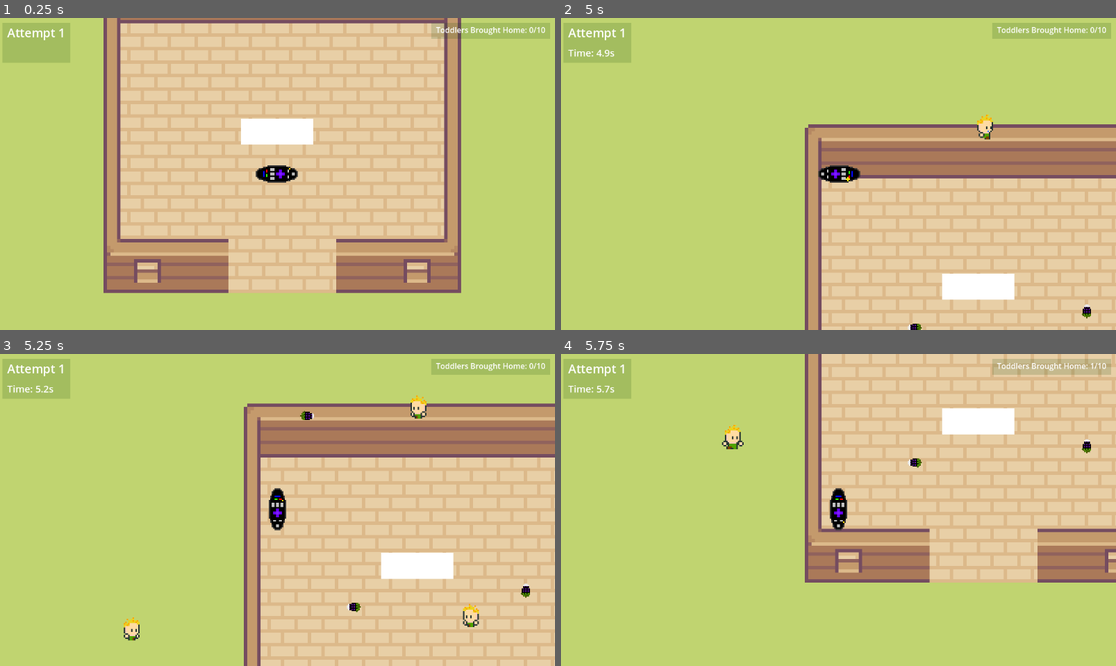
Above: before the commit, frames 1-4 (two rows, left to right).
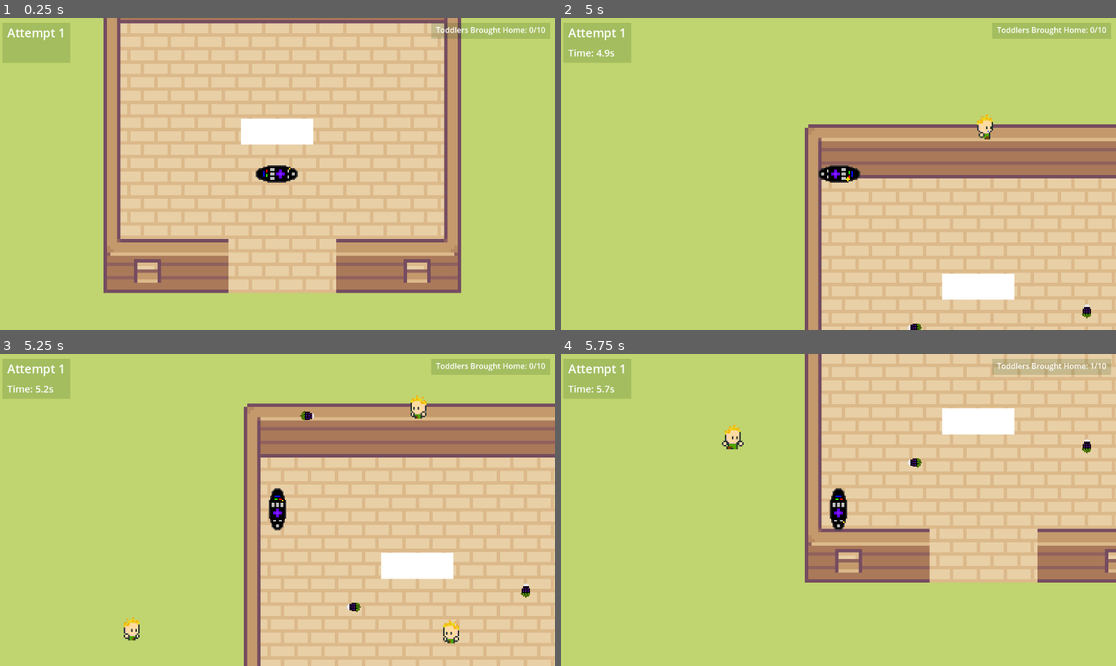
Above: after the commit, the same moments.

Repository: DrDoIt/Toddler-Swarm
Game: Godot game, scene res://main.tscn
The game is run twice, just before and just after one commit, with the same random seed, the same clock (stepped at 60 frames per second) and the same inputs.
Inputs:
- Up to frame 1 (0.25 s): no input
- Up to frame 2 (5 s): tap Enter at 0.5 s; hold D (move_right) 0.53-1.28 s; hold Space (throw) 0.53-1.28 s; hold S (move_down) 1.28-2.03 s; tap Space (throw) at 1.35, 2.85, 4.35 s; hold D (move_right) 2.03-2.78 s; hold Space (throw) 2.03-2.78 s; hold W (move_up) 2.78-3.53 s; hold Space (throw) 3.53-4.28 s; hold A (move_left) from 3.53 s (still down)
- Up to frame 3 (5.25 s): release A (move_left) at 5.03 s; hold S (move_down) from 5.03 s (still down); hold Space (throw) from 5.03 s (still down)
- Up to frame 4 (5.75 s): keep holding S (move_down); keep holding Space (throw)

Frames 1-2 are identical in both runs. In frame 3, 0.3% of the frame differs, in the area x 79-87%, y 79-93%; in frame 4, nothing differs.

Commit message:
adding warp

Diff:
--- a/main.gd
+++ b/main.gd
@@ -13,7 +13,7 @@
 static var toddlerTarget
 
 func _ready() -> void:
-	pass
+	$Background/Warp/AnimatedSprite2D.play()
 
 func _process(delta: float) -> void:
 	for child in self.find_children("*"):
--- a/main.tscn
+++ b/main.tscn
@@ -18,6 +18,7 @@
 [ext_resource type="Texture2D" uid="uid://bjvwp1h4mj6rj" path="res://Art/Map/Tilesets/Tilled_Dirt_Wide_v2.png" id="12_r25fn"]
 [ext_resource type="AudioStream" uid="uid://1sbsx2wt7g6j" path="res://Chase.wav" id="12_xkn4c"]
 [ext_resource type="Texture2D" uid="uid://cg75o4ucy384l" path="res://Art/Map/Tilesets/Water.png" id="13_ya774"]
+[ext_resource type="PackedScene" uid="uid://brcjjdyv78hpl" path="res://warp.tscn" id="16_4melq"]
 
 [sub_resource type="TileSetAtlasSource" id="TileSetAtlasSource_jkhsf"]
 texture = ExtResource("7_tw0l4")
@@ -792,6 +793,9 @@
 offsets = PackedFloat32Array(0, 0.286667, 0.393333, 0.67284)
 colors = PackedColorArray(0, 0, 1, 1, 0, 1, 0, 1, 0.845908, 0.154092, 0, 1, 1, 0, 0, 1)
 
+[sub_resource type="RectangleShape2D" id="RectangleShape2D_vluai"]
+size = Vector2(231.999, 45.0055)
+
 [node name="Main" type="Node"]
 script = ExtResource("1_hb4il")
 yogurt_scene = ExtResource("2_lok1b")
@@ -808,7 +812,7 @@
 [node name="TileMapLayer2" type="TileMapLayer" parent="Background"]
 texture_filter = 3
 scale = Vector2(7, 7)
-tile_map_data = PackedByteArray("AADw/xoABQABAAIAAAAkABoABQA …(4383 unchanged characters)… ACAAMAAAD5//z/BQACAAMAAAD6//z/BQACAAMAAAA=")
+tile_map_data = PackedByteArray("AADw/xoABQABAAIAAAAkABoABQA …(4383 unchanged characters)… ACAAMAAAD5//z/BQACAAMAAAD6//z/BQACAAMAAAD4////BAADAAMAAAA=")
 tile_set = SubResource("TileSet_yb4as")
 
 [node name="PlayArea" parent="Background" instance=ExtResource("11_iyeut")]
@@ -900,13 +904,30 @@
 scale_amount_max = 5.0
 color_ramp = SubResource("Gradient_3ccvg")
 
+[node name="Bush" type="StaticBody2D" parent="Background"]
+rotation = -0.000586658
+collision_layer = 2
+collision_mask = 29
+
+[node name="CollisionShape2D" type="CollisionShape2D" parent="Background/Bush"]
+position = Vector2(-843.966, -62.9933)
+rotation = -3.14146
+scale = Vector2(1, 1)
+shape = SubResource("RectangleShape2D_vluai")
+one_way_collision = true
+one_way_collision_margin = 20.0
+
+[node name="Warp" parent="Background" instance=ExtResource("16_4melq")]
+position = Vector2(-639, 34)
+scale = Vector2(3, 3)
+
 [node name="Player" parent="." instance=ExtResource("1_gl1dd")]
 position = Vector2(774, 425)
 
 [node name="Camera2D" type="Camera2D" parent="Player"]
 
 [node name="Toddler" parent="." instance=ExtResource("2_nk0x6")]
-position = Vector2(-342, -247)
+position = Vector2(-336, -238)
 
 [node name="Toddler5" parent="." instance=ExtResource("2_nk0x6")]
 position = Vector2(1516, 2199)
@@ -933,7 +954,7 @@
 position = Vector2(587, -671)
 
 [node name="Toddler12" parent="." instance=ExtResource("2_nk0x6")]
-position = Vector2(384, 1450)
+position = Vector2(277, 1454)
 
 [node name="PlayerSpawn" type="Marker2D" parent="."]
 position = Vector2(773, 427)
--- /dev/null
+++ b/warp.tscn
@@ -0,0 +1,70 @@
+[gd_scene load_steps=10 format=3 uid="uid://brcjjdyv78hpl"]
+
+[ext_resource type="Texture2D" uid="uid://bp551dg0wttis" path="res://Art/Warp.png" id="1_p01ge"]
+
+[sub_resource type="AtlasTexture" id="AtlasTexture_6ws7v"]
+atlas = ExtResource("1_p01ge")
+region = Rect2(0, 0, 16, 16)
+
+[sub_resource type="AtlasTexture" id="AtlasTexture_piqpg"]
+atlas = ExtResource("1_p01ge")
+region = Rect2(16, 0, 16, 16)
+
+[sub_resource type="AtlasTexture" id="AtlasTexture_fxm2s"]
+atlas = ExtResource("1_p01ge")
+region = Rect2(32, 0, 16, 16)
+
+[sub_resource type="AtlasTexture" id="AtlasTexture_8d0gq"]
+atlas = ExtResource("1_p01ge")
+region = Rect2(48, 0, 16, 16)
+
+[sub_resource type="AtlasTexture" id="AtlasTexture_ylwpm"]
+atlas = ExtResource("1_p01ge")
+region = Rect2(0, 16, 16, 16)
+
+[sub_resource type="AtlasTexture" id="AtlasTexture_yj5k5"]
+atlas = ExtResource("1_p01ge")
+region = Rect2(16, 16, 16, 16)
+
+[sub_resource type="SpriteFrames" id="SpriteFrames_v2jrv"]
+animations = [{
+"frames": [{
+"duration": 1.0,
+"texture": SubResource("AtlasTexture_6ws7v")
+}, {
+"duration": 1.0,
+"texture": SubResource("AtlasTexture_piqpg")
+}, {
+"duration": 1.0,
+"texture": SubResource("AtlasTexture_fxm2s")
+}, {
+"duration": 1.0,
+"texture": SubResource("AtlasTexture_8d0gq")
+}, {
+"duration": 1.0,
+"texture": SubResource("AtlasTexture_ylwpm")
+}, {
+"duration": 1.0,
+"texture": SubResource("AtlasTexture_yj5k5")
+}],
+"loop": true,
+"name": &"default",
+"speed": 4.0
+}]
+
+[sub_resource type="CircleShape2D" id="CircleShape2D_sh4go"]
+radius = 8.0
+
+[node name="Warp" type="Area2D"]
+metadata/_edit_group_ = true
+
+[node name="AnimatedSprite2D" type="AnimatedSprite2D" parent="."]
+texture_filter = 3
+scale = Vector2(2, 2)
+sprite_frames = SubResource("SpriteFrames_v2jrv")
+frame_progress = 0.619704
+speed_scale = 0.5
+
+[node name="CollisionShape2D" type="CollisionShape2D" parent="."]
+scale = Vector2(2, 2)
+shape = SubResource("CircleShape2D_sh4go")
Binary file added: Art/Warp.png
Not shown, added: Art/Warp.png.import
Not shown: 1 places in main.tscn that only renumber resources
